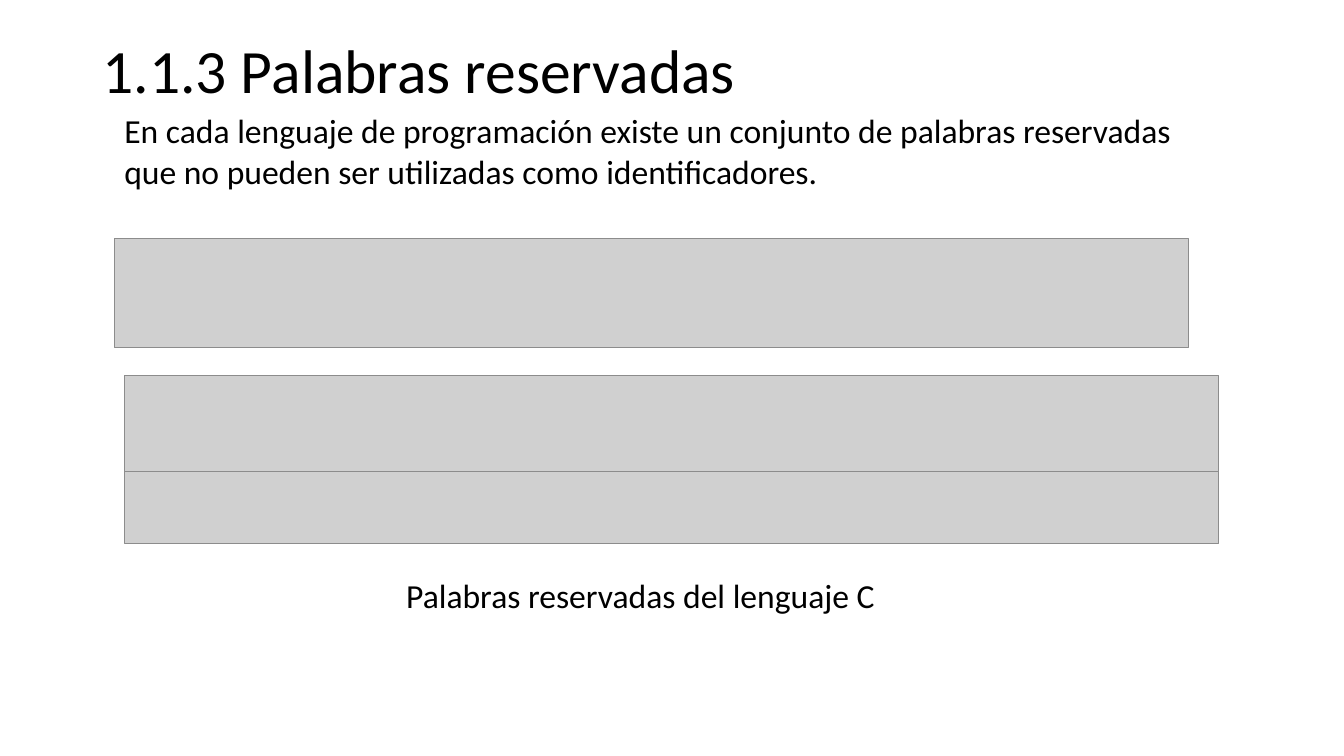
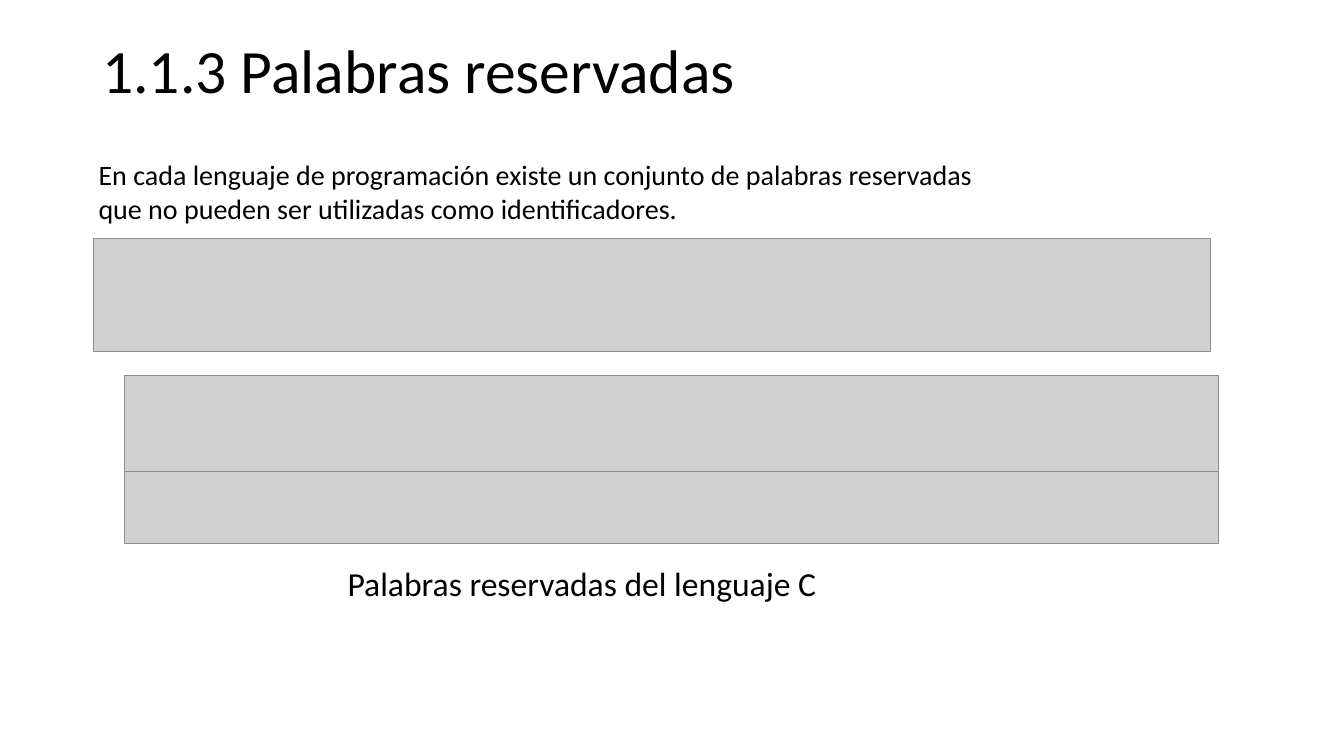
Before and after one commit to programacionestructurada/2021-2, a slide deck: slide 9 of U1_Introduccion_a_la_programacion/U1.pptx. Drawn at 1344x756 pixels with LibreOffice and Linux fonts; fonts in the diff are those of the drawing; grey boxes stand for pictures. Boxes give left, top, right and bottom in pixels: in the first picture for what was removed or moved away, otherwise in the second. Text is boxed around its words. In the diff, an @@ line names an element or a change of style, - is before the commit and + after.

```diff
--- a/U1_Introduccion_a_la_programacion/U1.pptx
+++ b/U1_Introduccion_a_la_programacion/U1.pptx
@@ text "En cada lenguaje de programación ...": place and size @@
-text "En cada lenguaje de programación ..." at box(124, 119, 1170, 190)
+text "En cada lenguaje de programación ..." at box(99, 165, 972, 224)
@@ text "En cada lenguaje de programación ..." at box(99, 165, 972, 224): size 24 to 20 pt @@
@@ picture: place and size @@
-picture at box(114, 238, 1189, 348)
+picture at box(94, 238, 1211, 352)
@@ text "Palabras reservadas del lenguaje C": place and size @@
-text "Palabras reservadas del lenguaje C" at box(406, 584, 875, 614)
+text "Palabras reservadas del lenguaje C" at box(348, 572, 816, 602)
```
Also in this commit, not shown: 5 other slides changed, 13 other files.
